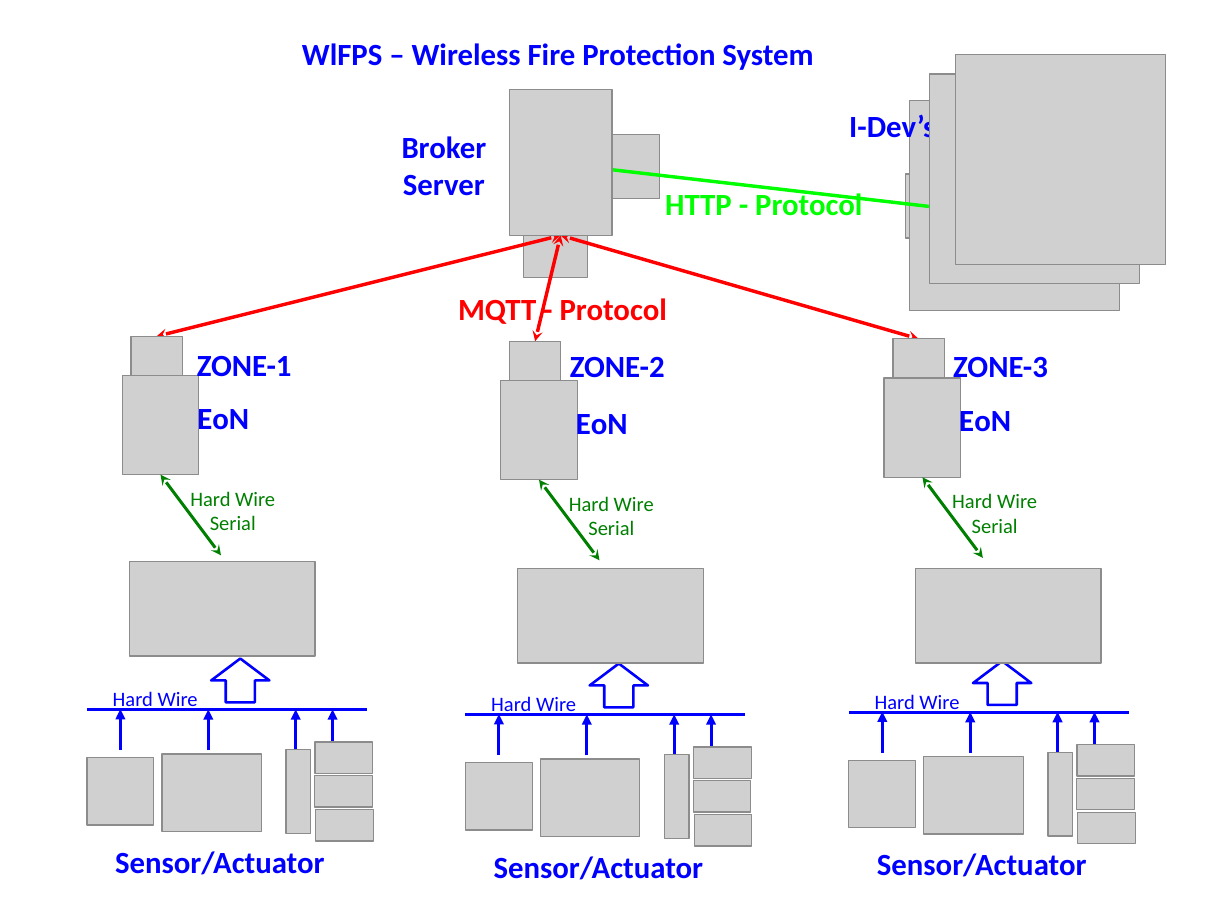
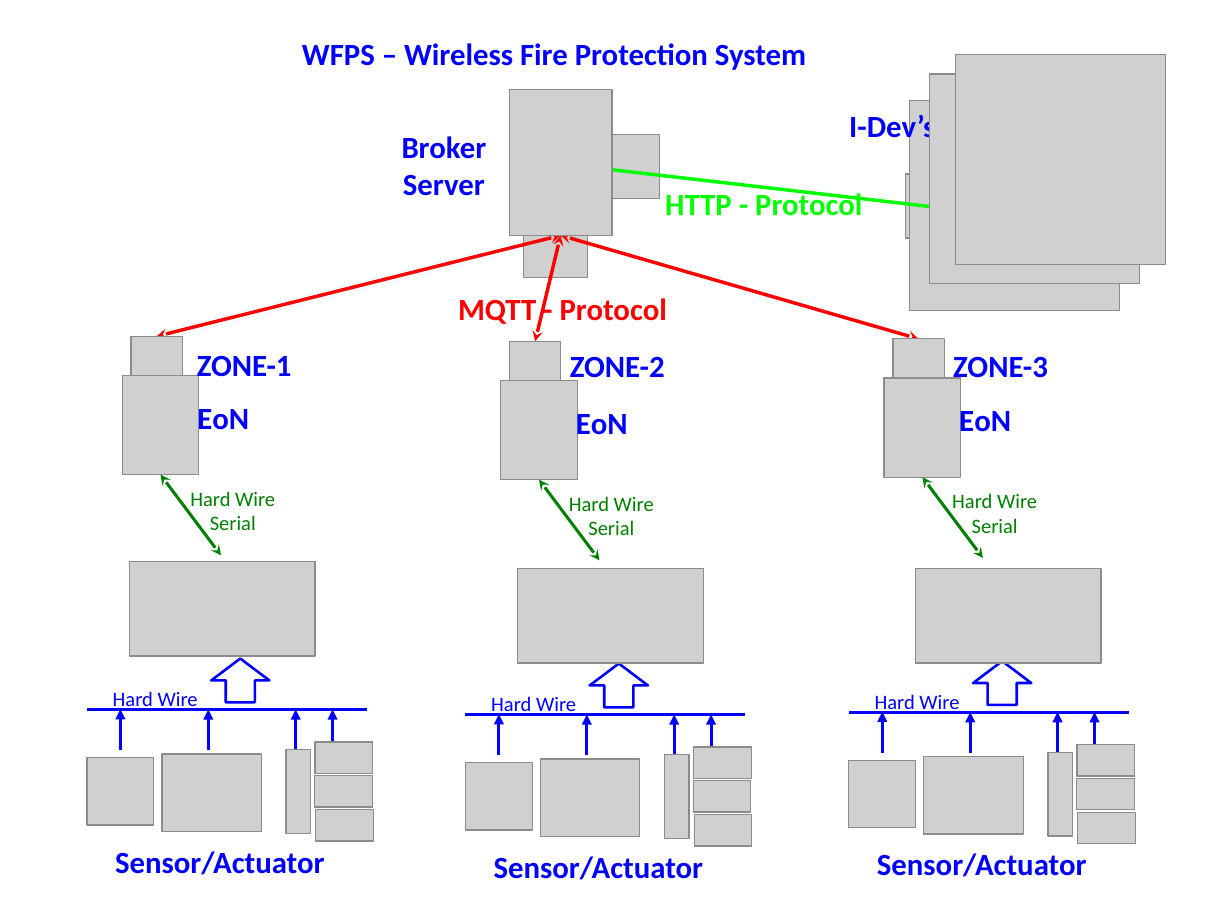
Before and after one commit to slametsampon/WFPS, a slide deck: slide 1 of WFPS.pptx. Drawn at 1232x924 pixels with LibreOffice and Linux fonts; fonts in the diff are those of the drawing; grey boxes stand for pictures. Boxes give left, top, right and bottom in pixels: in the first picture for what was removed or moved away, otherwise in the second. Text is boxed around its words. In the diff, an @@ line names an element or a change of style, - is before the commit and + after.

```diff
--- a/WFPS.pptx
+++ b/WFPS.pptx
@@ text at (302,43,806,70): text changed @@
-WlFPS – Wireless Fire Protection System
+WFPS – Wireless Fire Protection System
```
Also in this commit, not shown: 1 slide added, 5 other files.
